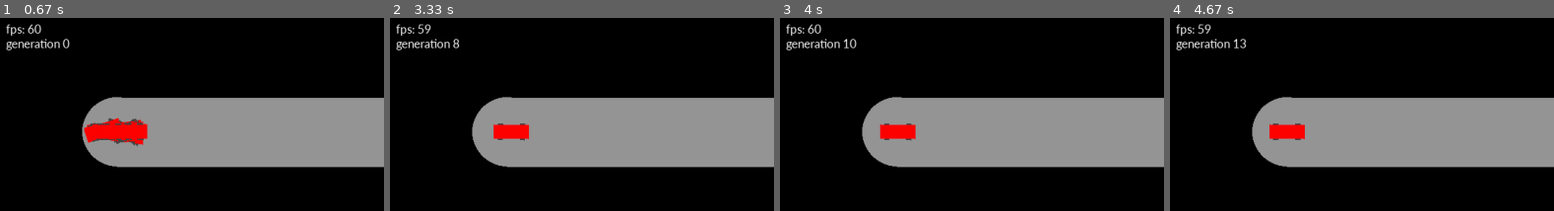
Above: before the commit, frames 1-4 (left to right).
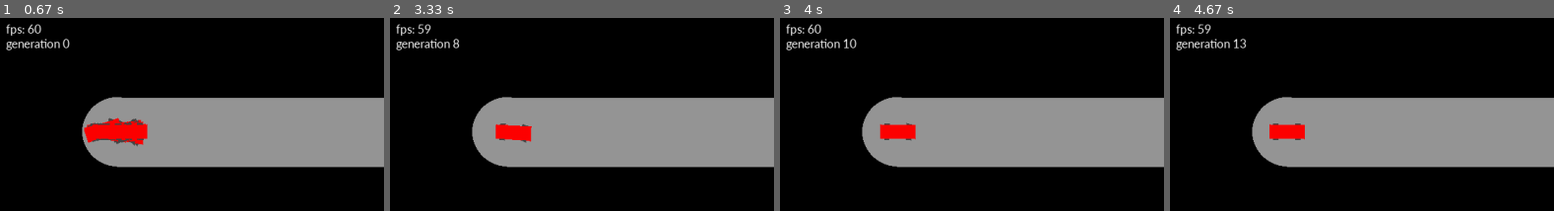
Above: after the commit, the same moments.

Repository: alexelwood14/Hello-AI
Game: pygame game, started from main.py
Same seed, same stepped clock (60 frames per second), same inputs: the game is played once before the commit and once after it.
Inputs (mouse positions are % of the whole screen's width and height, from its top left):
- Up to frame 1 (0.67 s): no input
- Up to frame 2 (3.33 s): tap X at 0.83, 1.23, 1.53, 1.73, 2.07, 2.37, 2.57, 2.87 s; press the mouse at (65, 21) at 3.1 s; move the mouse to (64, 56) at 3.2 s; move the mouse to (62, 91) at 3.3 s
- Up to frame 3 (4 s): release the mouse at (62, 91) at 3.33 s; tap X at 3.47, 3.8 s
- Up to frame 4 (4.67 s): tap X at 4.1, 4.23, 4.63 s
The pictures show only the part of the screen within x 0-50%, y 0-50%; the shares and areas given below are measured in that part.

Frame 1 is identical in both runs. In frame 2, 0.3% of the frame differs, in the area x 26-37%, y 54-65%; in frame 3, less than 0.1%; in frame 4, nothing differs.

Commit message:
Networks are now copies of their parents networks

Diff:
--- a/ai.py
+++ b/ai.py
@@ -280,7 +280,9 @@
 
 
     def set_weights(self, weights):
-        self.weights = weights[:]
+        for layer in range(len(weights)):
+            for node in range(len(self.weights[layer])):
+                self.weights[layer][node] = weights[layer][node][:]
 
         for layer in range(len(self.weights)):
             for node in range(len(self.weights[layer])):
@@ -289,7 +291,8 @@
 
 
     def set_biases(self, biases):
-        self.biases = biases[:]
+        for layer in range(len(biases)):
+            self.biases[layer] = biases[layer][:]
 
         for layer in range(len(self.biases)):
             for bias in range(len(self.biases[layer])):
--- a/game.py
+++ b/game.py
@@ -132,8 +132,6 @@
                 if car.get_progress() < 0 or car.get_progress() > 0.5:
                     print("error")
                     print(car.get_progress())
-##                average_progress += car.get_progress()
-##            average_progress /= len(cars)
 
             top_cars = find_top_cars(cars)
             cars = next_gen_cars(top_cars, window, cars)
